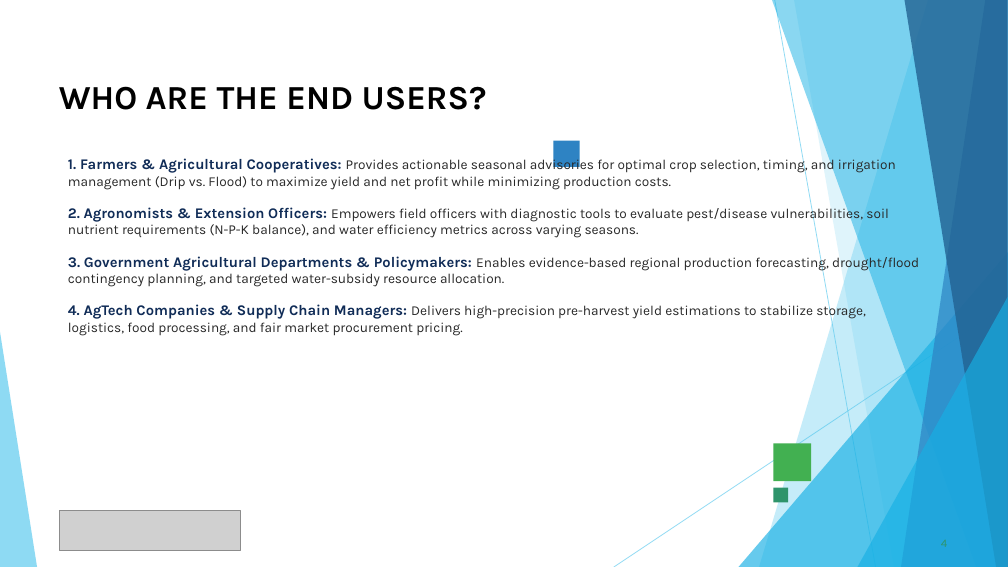
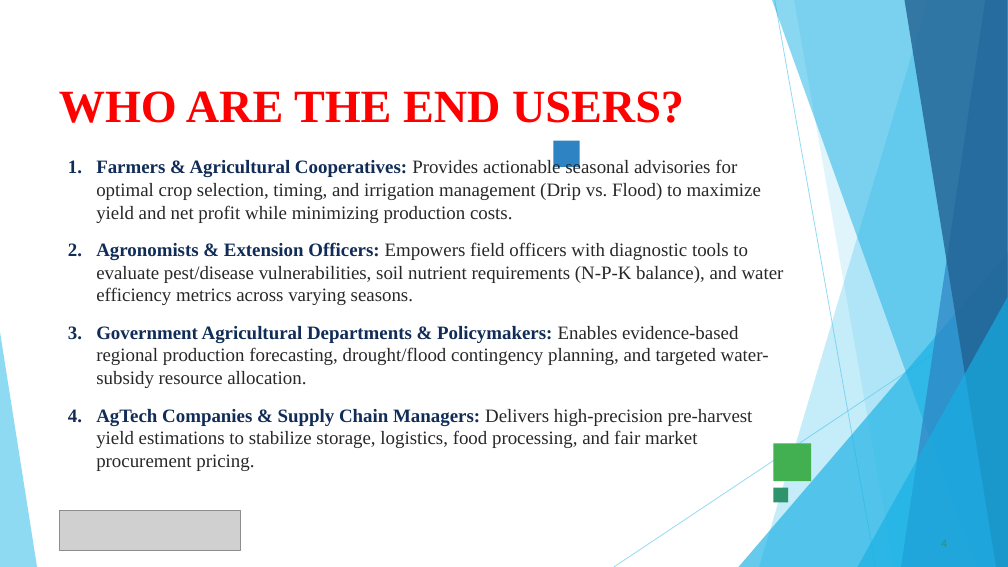
Before and after one commit to Ksmashhero06/Seasonal-Agriculture-Performance-Analysis, a slide deck: slide 4 of VOIS_Major_Project_PPT_Submission_Completed.pptx. Drawn at 1008x567 pixels with LibreOffice and Linux fonts; fonts in the diff are those of the drawing; grey boxes stand for pictures. Boxes give left, top, right and bottom in pixels: in the first picture for what was removed or moved away, otherwise in the second. Text is boxed around its words. In the diff, an @@ line names an element or a change of style, - is before the commit and + after.

```diff
--- a/VOIS_Major_Project_PPT_Submission_Completed.pptx
+++ b/VOIS_Major_Project_PPT_Submission_Completed.pptx
@@ title "WHO ARE THE END USERS?" at box(59, 91, 684, 123): size 32 to 44 pt, font Karla to Times New Roman, text colour #000000 to #FF0000 @@
@@ text at box(96, 159, 784, 471): text changed; size 13 to 18 pt; font Karla to Times New Roman @@
-1. Farmers & Agricultural Cooperatives: Provides actionable seasonal advisories for optimal crop selection, timing, and irrigation management (Drip vs. Flood) to maximize yield and net profit while minimizing production costs.
-2. Agronomists & Extension Officers: Empowers field officers with diagnostic tools to evaluate pest/disease vulnerabilities, soil nutrient requirements (N-P-K balance), and water efficiency metrics across varying seasons.
-3. Government Agricultural Departments & Policymakers: Enables evidence-based regional production forecasting, drought/flood contingency planning, and targeted water-subsidy resource allocation.
-4. AgTech Companies & Supply Chain Managers: Delivers high-precision pre-harvest yield estimations to stabilize storage, logistics, food processing, and fair market procurement pricing.
+1. Farmers & Agricultural Cooperatives: Provides actionable seasonal advisories for optimal crop selection, timing, and irrigation management (Drip vs. Flood) to maximize yield and net profit while minimizing production costs.
+2. Agronomists & Extension Officers: Empowers field officers with diagnostic tools to evaluate pest/disease vulnerabilities, soil nutrient requirements (N-P-K balance), and water efficiency metrics across varying seasons.
+3. Government Agricultural Departments & Policymakers: Enables evidence-based regional production forecasting, drought/flood contingency planning, and targeted water-subsidy resource allocation.
+4. AgTech Companies & Supply Chain Managers: Delivers high-precision pre-harvest yield estimations to stabilize storage, logistics, food processing, and fair market procurement pricing.
```
Also in this commit, not shown: 13 other slides changed, 1 other file.
